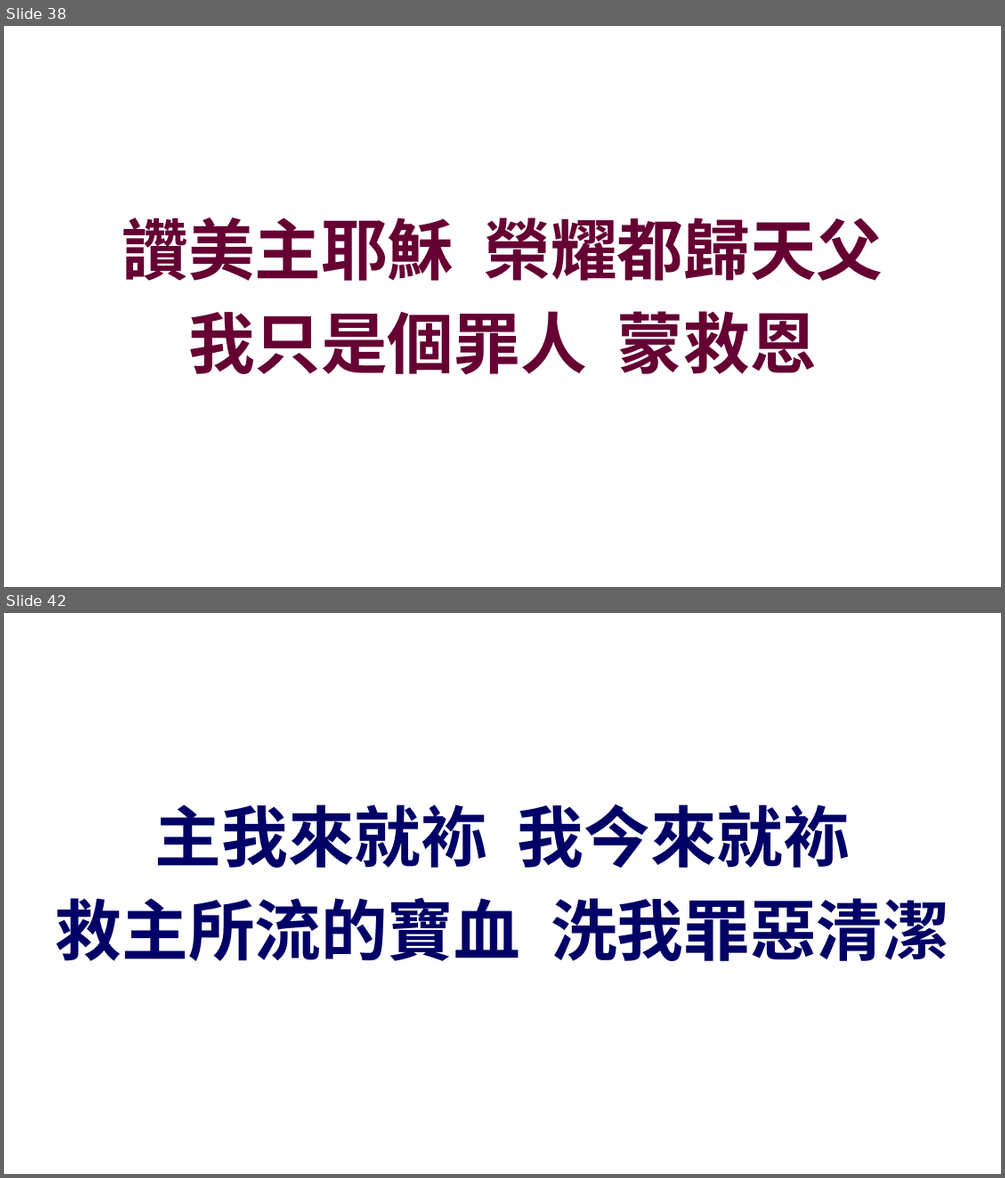
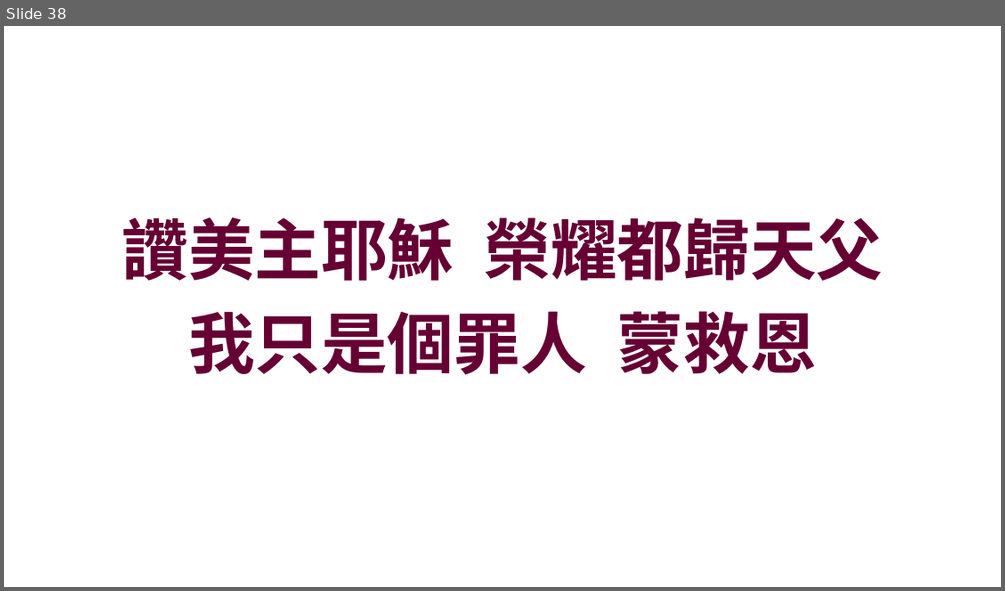
Before and after one commit to batisuoc/other-ppts, a slide deck: 崇拜流程_聖餐禮version.pptx. Shown one above the other, each under a label of ours: slides 38 and 42 before the commit, slide 38 after it; the slides between them are not shown. The pictures are 1005x1178 and 1005x591 pixels, drawn with LibreOffice and Linux fonts; fonts in the diff are those of the drawing; background and template pictures are left out. Boxes give left, top, right and bottom in pixels: in the first picture for what was removed or moved away, otherwise in the second. Text is boxed around its words. In the diff, an @@ line names an element or a change of style, - is before the commit and + after.

```diff
--- a/崇拜流程_聖餐禮version.pptx
+++ b/崇拜流程_聖餐禮version.pptx
@@ slide 42 removed at (4, 613, 1001, 1174), background picture (left out) @@
@@ text removed at (56, 804, 949, 961) @@
-主我來就袮 我今來就袮
-救主所流的寶血 洗我罪惡清潔
```
Also in this commit, not shown: 1 slide changed, 38 other slides removed.
